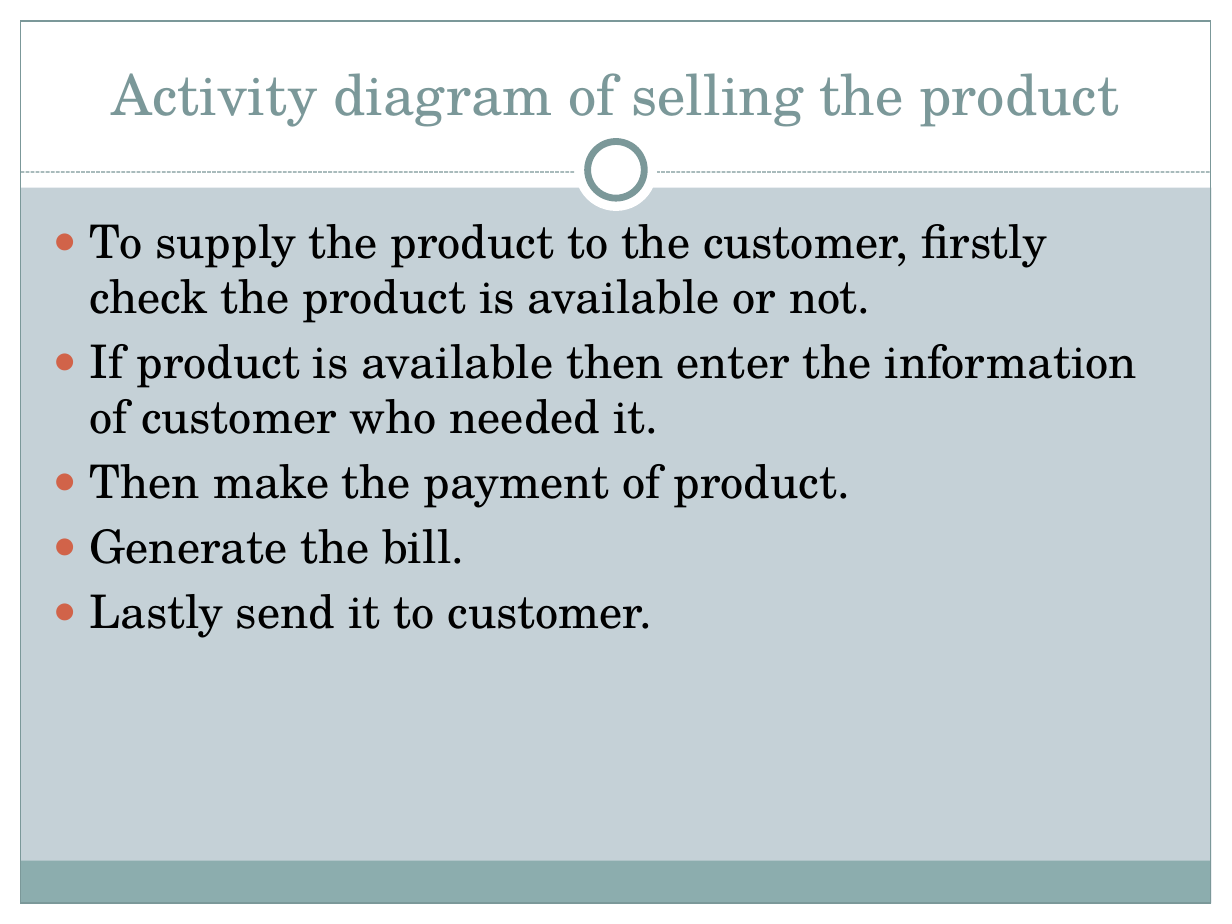
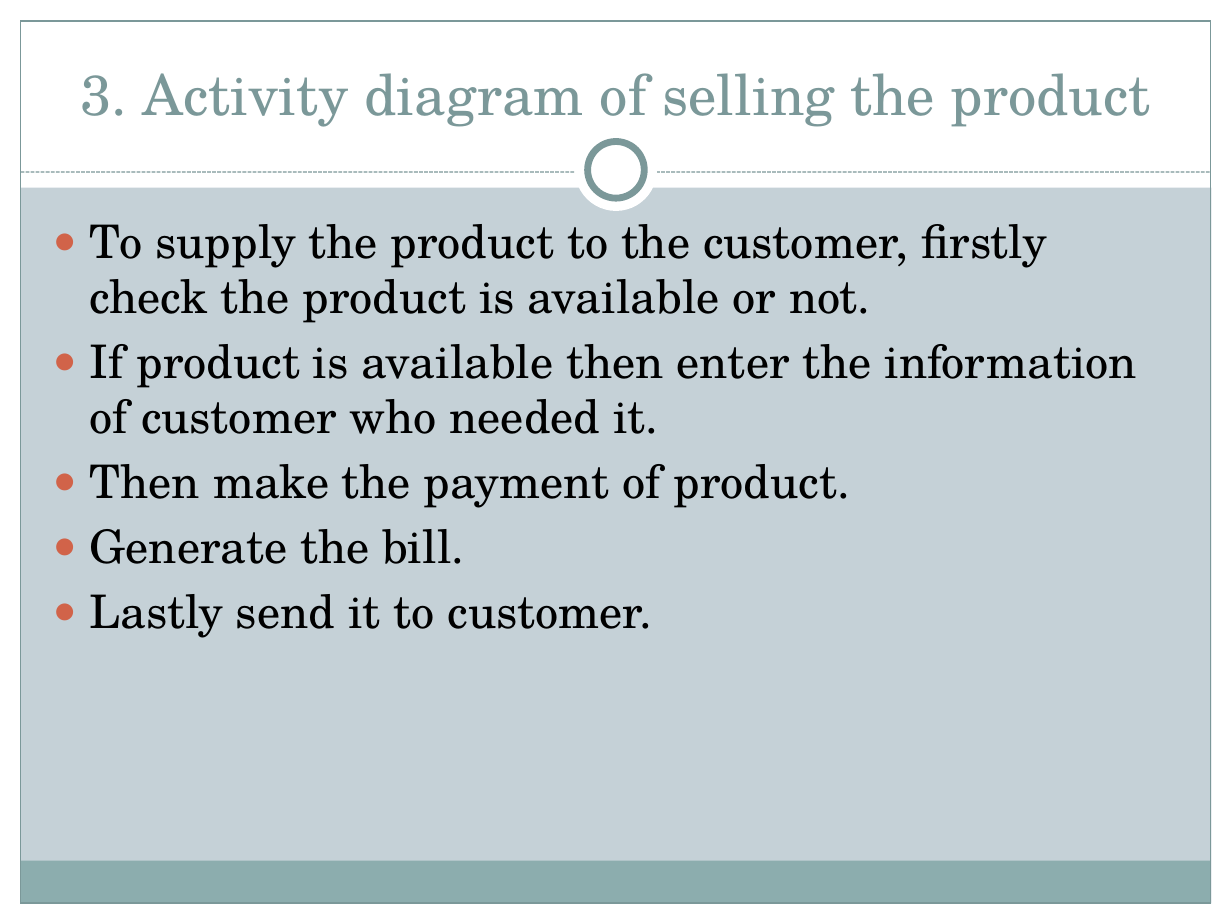
Before and after one commit to mandiratamang/SMS, a slide deck: slide 39 of implementation/pp of sms.pptx. Drawn at 1232x924 pixels with LibreOffice and Linux fonts; fonts in the diff are those of the drawing. Boxes give left, top, right and bottom in pixels: in the first picture for what was removed or moved away, otherwise in the second. Text is boxed around its words. In the diff, an @@ line names an element or a change of style, - is before the commit and + after.

```diff
--- a/implementation/pp of sms.pptx
+++ b/implementation/pp of sms.pptx
@@ title at (80,73,1151,127): text changed @@
-Activity diagram of selling the product
+3. Activity diagram of selling the product
```
Also in this commit, not shown: 17 other slides changed, 12 slides added, 12 slides removed, 8 other files.
